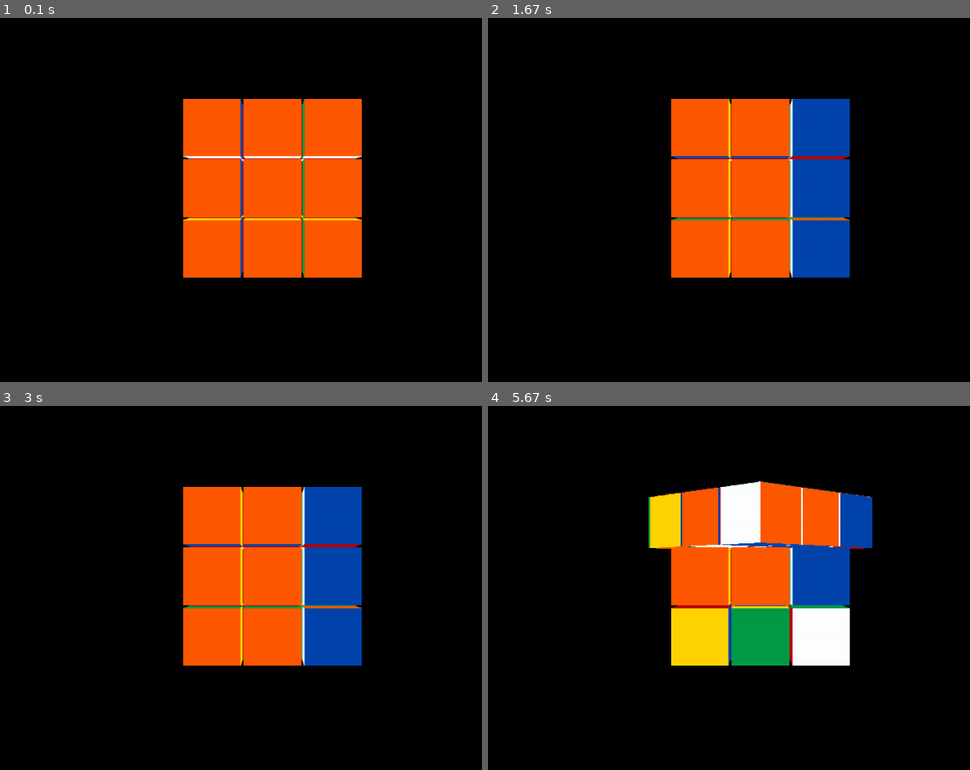
Above: before the commit, frames 1-4 (two rows, left to right).
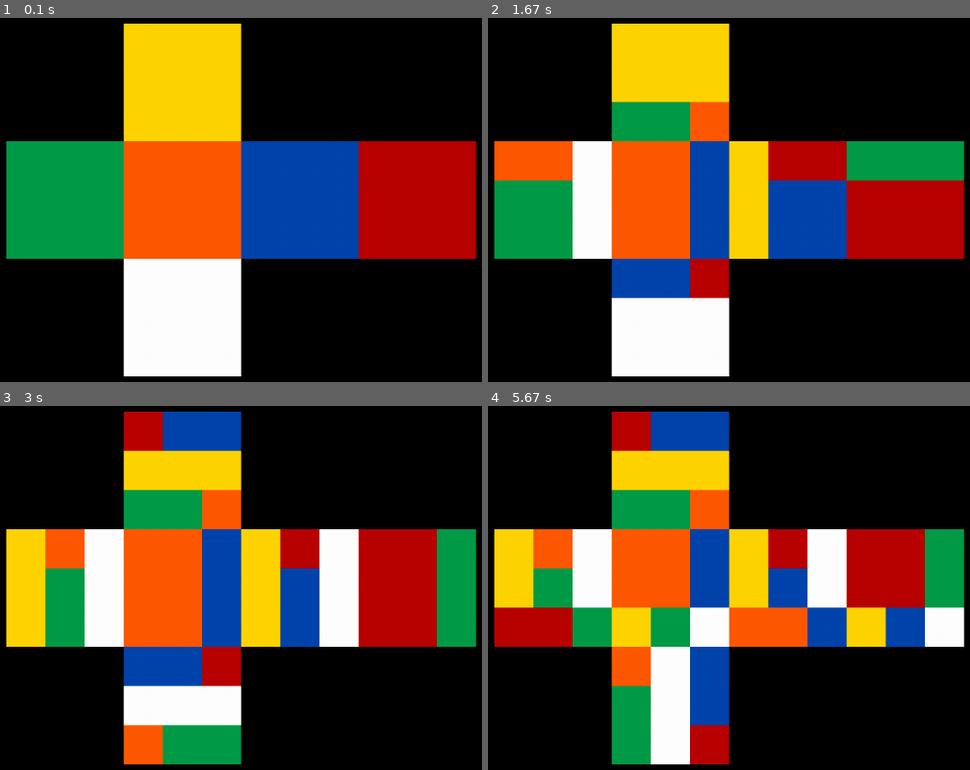
Above: after the commit, the same moments.

Repository: michaellee4/Rubik-s-Cube
Game: pygame game, started from main.py
The game is run twice, just before and just after one commit, with the same random seed, the same clock (stepped at 60 frames per second) and the same inputs.
Inputs:
- Up to frame 1 (0.1 s): no input
- Up to frame 2 (1.67 s): tap U at 0.33 s; tap F at 0.67 s
- Up to frame 3 (3 s): tap B at 2 s
- Up to frame 4 (5.67 s): tap D at 3.33 s; tap U at 4.67, 5.07, 5.37, 5.57 s

The runs differ from the first frame. In frame 1, 48% of the frame differs, in the area x 1-99%, y 1-99%; in frame 2, 47%; in frame 3, 49%; in frame 4, 50%.

Commit message:
updated with last week's code

Diff:
--- a/constants.py
+++ b/constants.py
@@ -92,3 +92,6 @@
     pygame.K_b : Face.B,
     pygame.K_d : Face.D
 }
+
+edgeCubies = [1, 3, 5, 7, 10, 12, 14, 16, 19, 21, 23, 25, 28, 30, 32, 34, 37, 39, 41, 43, 46, 48, 50, 52]
+cornerCubies = [0, 2, 6, 8, 9, 11, 15, 17, 18, 20, 24, 26, 27, 29, 33, 35, 36, 38, 42, 44, 45, 47, 51, 53]
--- a/cube.py
+++ b/cube.py
@@ -89,3 +89,6 @@
         if moveToUndo[-1] == '2':
             return
         self.rotateFace(face)
+
+    def getHash(self):
+        return ''.join([face.value for face in self.faces])
--- a/main.py
+++ b/main.py
@@ -5,6 +5,7 @@
 if __name__ == "__main__":
     flat_cube = Cube()
     # flat_cube.scramble()
-    loop = PyOpenGlLoop()
+    # loop = PyOpenGlLoop()
+    loop = PyGameLoop()
     loop.init(flat_cube)
     loop.run()
--- a/solver.py
+++ b/solver.py
@@ -8,30 +8,133 @@
 g2moves = { 'L', 'R', 'F2', 'B2', 'U2', 'D2' }
 g3moves = { 'L2', 'R2', 'F2', 'B2', 'U2', 'D2' }
 
+
 class Solver:
     def __init__(self):
-        self.moves = []
+        pass
+
+    def solve(self, cube):
+        moves = self.thistlewaite(cube)
+        return moves
+
+    def _thistlewaitePhase1(self, cube):
+        def allEdgesGood(cube):
+            return all(cube.faces[x] == x % 9 for x in edgeCubies)
+
+        phase1_moves = []
+        seen_states = set()
+        def phase1_dfs(cur_depth):
+            if allEdgesGood(cube):
+                return True
+            if cube.getHash() in seen_states:
+                return False
+            if cur_depth > 12:
+                return False
+            seen_states.add(cube.getHash())
+            for move in g0moves:
+                phase1_moves.append(move)
+                cube.performMove(move)
+                if phase1_dfs(cur_depth + 1):
+                    return True
+                cube.undoMove(move)
+                phase1_moves.pop()
+            return False
+        phase1_dfs(0)
+        return phase1_moves
+
+    def _thistlewaitePhase2(self, cube):
+        def allCornersGood(cube):
+            return all(cube.corners[x] == x // kCubeDim for x in edgeCubies)
+
+        phase2_moves = []
+        seen_states = set()
+        def phase2_dfs(cur_depth):
+            if allCornersGood(cube):
+                return True
+            if cube.getHash() in seen_states:
+                return False
+            seen_states.add(cube.getHash())
+            for move in g1moves:
+                phase2_moves.append(move)
+                cube.performMove(move)
+                if phase2_dfs(cur_depth + 1):
+                    return True
+                cube.undoMove(move)
+                phase2_moves.pop()
+            return False
+        phase2_dfs(0)
+        return phase2_moves
+
+    def _thistlewaitePhase3(self, cube):
+        phase3_moves = []
+        seen_states = set()
+
+        def cornersPermuted(cube):
+            return all(cube.faces[corner] == cube.doneState[corner] for corner in cornerCubies)
+
+        def edgesPermuted(cube):
+            return all(cube.faces[edge] == cube.doneState[edge] for edge in edgeCubies)
+
+        def permuteEdges():
+            if cornersPermuted(cube):
+                return True
+            if cube.getHash() in seen_states:
+                return False
+            seen_states.add(cube.getHash())
+            for move in g2moves:
+                phase3_moves.append(move)
+                cube.performMove(move)
+                if permuteEdges():
+                    return True
+                cube.undoMove(move)
+                phase3_moves.pop()
+            return False
+
+        def permuteCorners():
+            if edgesPermuted(cube):
+                return True
+            if cube.getHash() in seen_states:
+                return False
+            seen_states.add(cube.getHash())
+            for move in g2moves:
+                phase3_moves.append(move)
+                cube.performMove(move)
+                if permuteCorners():
+                    return True
+                cube.undoMove(move)
+                phase3_moves.pop()
+            return False
 
 
-    def solve(self, cube):
-        self.thistlewaite(cube)
-        return self.moves
-
-    def _thistlewaitePhase1(self, cube):
-        return []
-
-    def _thistlewaitePhase2(self, cube):
-        return []
-
-    def _thistlewaitePhase3(self, cube):
-        return []
+        permuteEdges()
+        seen_states = set()
+        permuteCorners()
+        return phase3_moves
 
     def _thistlewaitePhase4(self, cube):
-        return []
+        phase4_moves = []
+        seen_states = set()
+
+        def finishCube():
+            if cube.isSolved():
+                return True
+            hsh = cube.getHash()
+            if hsh in seen_states:
+                return False
+            seen_states.add(hsh)
+            for move in g3moves:
+                phase4_moves.append(move)
+                cube.performMove(move)
+                if finishCube():
+                    return True
+                cube.undoMove(move)
+                phase4_moves.pop()
+
+        return phase4_moves
 
     def thistlewaite(self, cube):
         g1 = self._thistlewaitePhase1(cube)
         g2 = self._thistlewaitePhase2(cube)
         g3 = self._thistlewaitePhase3(cube)
         g4 = self._thistlewaitePhase4(cube)
-        self.moves = g1 + g2 + g3 + g4
+        return g1 + g2 + g3 + g4
